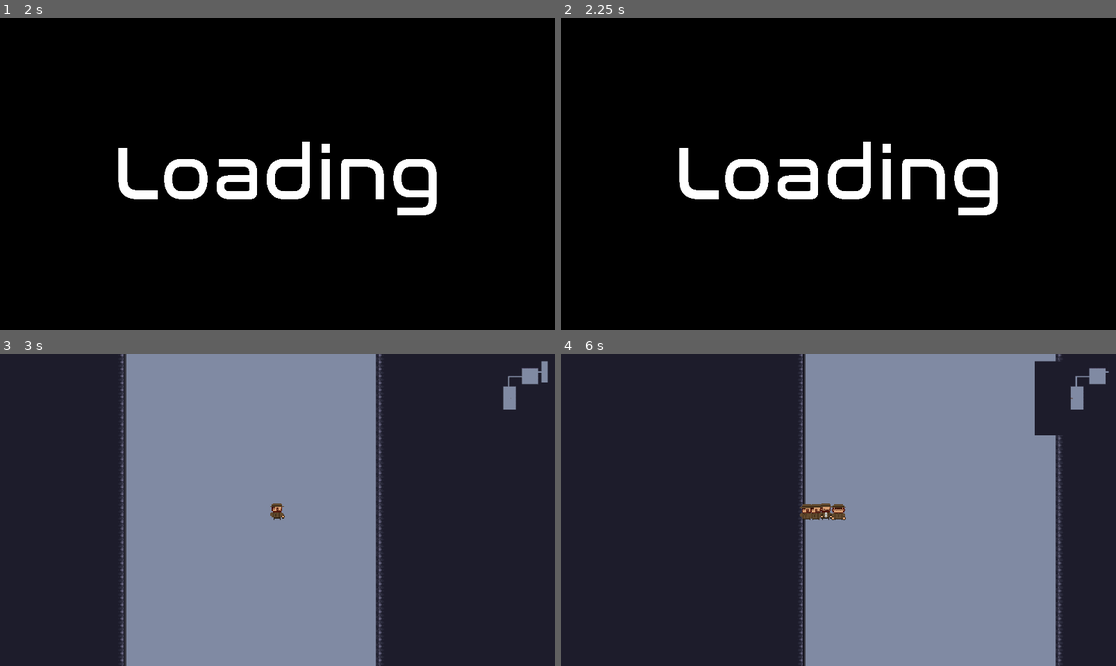
Above: before the commit, frames 1-4 (two rows, left to right).
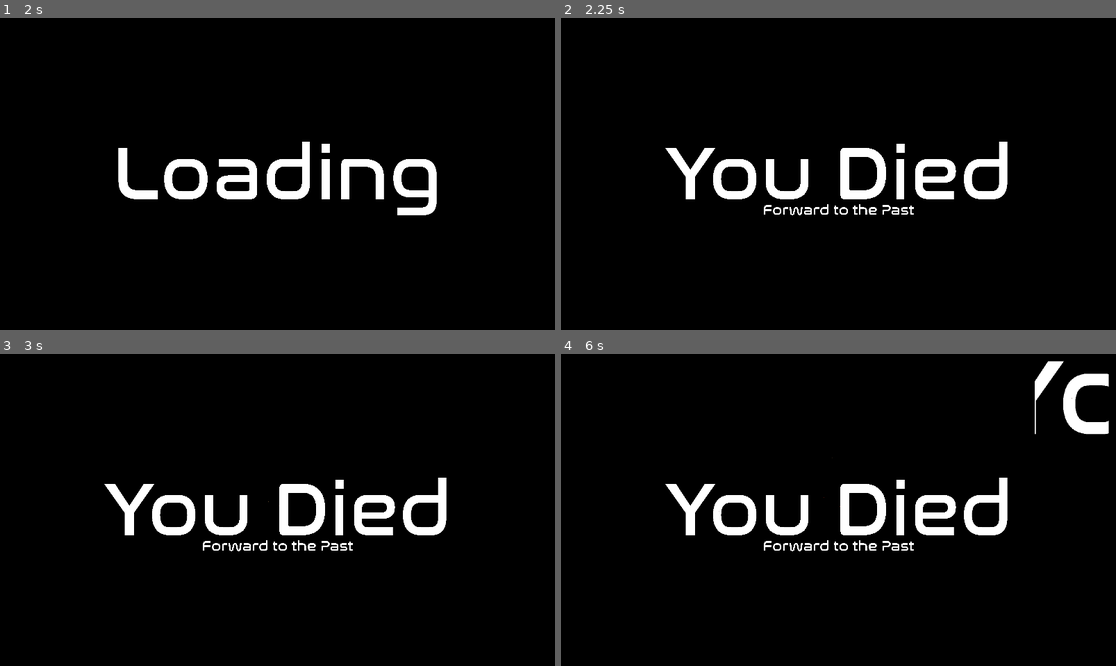
Above: after the commit, the same moments.

Repository: THenriques02/QuantumLoop
Game: Godot game, scene res://Scenes/UI/main_menu.tscn
Same seed, same stepped clock (60 frames per second), same inputs: the game is played once before the commit and once after it.
Inputs (mouse positions are in pixels of both pictures, inside the frame that each line leads up to):
- Up to frame 1 (2 s): click "Start Game" at 0.5 s; tap Enter (ui_accept) at 1.25, 1.52 s; move the mouse to (399, 158) at 1.27 s; hold D (right) from 1.28 s (still down); tap Tab (ui_focus_next) at 1.35 s; click (399, 158) at 1.42 s
- Up to frame 2 (2.25 s): tap Enter (ui_accept) at 2 s; move the mouse to (727, 189) at 2.02 s; release D (right) at 2.03 s; hold Page Down (ui_page_down) from 2.03 s (still down); tap Tab (ui_focus_next) at 2.1 s
- Up to frame 3 (3 s): tap Enter (ui_accept) at 2.27, 2.75 s; move the mouse to (333, 441) at 2.77 s; release Page Down (ui_page_down) at 2.78 s; hold D (right) from 2.78 s (still down); tap Tab (ui_focus_next) at 2.85 s
- Up to frame 4 (6 s): move the mouse to (810, 572) at 3.52 s; release D (right) at 3.53 s; hold Page Up (ui_page_up) 3.53-4.28 s; tap Tab (ui_focus_next) every 0.75 s from 3.6 to 5.85 s; click (810, 572) at 3.67 s; tap Enter (ui_accept) at 3.77, 4.52, 5.27 s; move the mouse to (1005, 556) at 4.27 s; hold A (left) 4.28-5.78 s; move the mouse to (672, 463) at 5.02 s; move the mouse to (866, 510) at 5.77 s; hold Page Down (ui_page_down) from 5.78 s (still down); click (866, 510) at 5.92 s

Frame 1 is identical in both runs. In frame 2, 5.3% of the frame differs, in the area x 18-81%, y 39-64%; in frame 3, 100%, in the area x 0-100%, y 0-100%; in frame 4, 100%.
Error before the commit: Invalid access to property or key 'position' on a base object of type 'Nil'. (res://Scripts/Main/main.gd:127)
Error after the commit: Invalid access to property or key 'position' on a base object of type 'Nil'. (res://Scripts/Main/main.gd:147)

Commit message:
started player dies/survives logic for dungeon constructio (only paths are left)

Diff:
--- a/Scenes/Main/main.tscn
+++ b/Scenes/Main/main.tscn
@@ -1,9 +1,8 @@
-[gd_scene load_steps=11 format=3 uid="uid://ctmbay86g2nvb"]
-
-[ext_resource type="Script" path="res://Scripts/Main/main.gd" id="1_qw60k"]
-[ext_resource type="Script" path="res://Scripts/Main/camera_2d.gd" id="2_qw60k"]
+[gd_scene load_steps=8 format=3 uid="uid://ctmbay86g2nvb"]
+
+[ext_resource type="Script" uid="uid://1v0u2jqyq1qc" path="res://Scripts/Main/main.gd" id="1_qw60k"]
+[ext_resource type="Script" uid="uid://b2oxqf845es6u" path="res://Scripts/Main/camera_2d.gd" id="2_qw60k"]
 [ext_resource type="Texture2D" uid="uid://djk8ljwujjmcl" path="res://Assets/Dungeon/pixel_dungeon/PNG/walls_floor.png" id="4_5yls4"]
-[ext_resource type="Texture2D" uid="uid://0f7d1d60pdc6" path="res://Assets/Dungeon/pixel_dungeon/PNG/Objects.png" id="4_p6jpk"]
 [ext_resource type="FontFile" uid="uid://n3al8dqosow8" path="res://Assets/Dungeon/Nasalization Rg.otf" id="5_p6jpk"]
 
 [sub_resource type="TileSetAtlasSource" id="TileSetAtlasSource_p6jpk"]
@@ -309,154 +308,6 @@
 physics_layer_0/collision_layer = 1
 sources/0 = SubResource("TileSetAtlasSource_p6jpk")
 
-[sub_resource type="TileSetAtlasSource" id="TileSetAtlasSource_2a143"]
-texture = ExtResource("4_p6jpk")
-margins = Vector2i(16, 17)
-texture_region_size = Vector2i(16, 23)
-0:0/0 = 0
-2:0/0 = 0
-3:0/0 = 0
-4:0/0 = 0
-5:0/0 = 0
-6:0/0 = 0
-7:0/0 = 0
-8:0/0 = 0
-9:0/0 = 0
-10:0/0 = 0
-11:0/0 = 0
-12:0/0 = 0
-13:0/0 = 0
-14:0/0 = 0
-15:0/0 = 0
-16:0/0 = 0
-17:0/0 = 0
-18:0/0 = 0
-19:0/0 = 0
-20:0/0 = 0
-21:0/0 = 0
-22:0/0 = 0
-23:0/0 = 0
-1:1/0 = 0
-2:1/0 = 0
-4:1/0 = 0
-5:1/0 = 0
-6:1/0 = 0
-7:1/0 = 0
-8:1/0 = 0
-9:1/0 = 0
-10:1/0 = 0
-11:1/0 = 0
-12:1/0 = 0
-13:1/0 = 0
-14:1/0 = 0
-15:1/0 = 0
-16:1/0 = 0
-17:1/0 = 0
-18:1/0 = 0
-19:1/0 = 0
-20:1/0 = 0
-21:1/0 = 0
-22:1/0 = 0
-23:1/0 = 0
-0:2/0 = 0
-1:2/0 = 0
-2:2/0 = 0
-3:2/0 = 0
-4:2/0 = 0
-5:2/0 = 0
-6:2/0 = 0
-7:2/0 = 0
-8:2/0 = 0
-9:2/0 = 0
-10:2/0 = 0
-11:2/0 = 0
-12:2/0 = 0
-13:2/0 = 0
-14:2/0 = 0
-15:2/0 = 0
-16:2/0 = 0
-17:2/0 = 0
-18:2/0 = 0
-19:2/0 = 0
-20:2/0 = 0
-21:2/0 = 0
-22:2/0 = 0
-23:2/0 = 0
-0:3/0 = 0
-1:3/0 = 0
-2:3/0 = 0
-3:3/0 = 0
-4:3/0 = 0
-5:3/0 = 0
-6:3/0 = 0
-7:3/0 = 0
-8:3/0 = 0
-9:3/0 = 0
-10:3/0 = 0
-11:3/0 = 0
-12:3/0 = 0
-13:3/0 = 0
-14:3/0 = 0
-16:3/0 = 0
-17:3/0 = 0
-18:3/0 = 0
-19:3/0 = 0
-20:3/0 = 0
-21:3/0 = 0
-22:3/0 = 0
-23:3/0 = 0
-0:4/0 = 0
-1:4/0 = 0
-2:4/0 = 0
-3:4/0 = 0
-4:4/0 = 0
-5:4/0 = 0
-6:4/0 = 0
-7:4/0 = 0
-8:4/0 = 0
-9:4/0 = 0
-10:4/0 = 0
-11:4/0 = 0
-12:4/0 = 0
-13:4/0 = 0
-14:4/0 = 0
-15:4/0 = 0
-16:4/0 = 0
-17:4/0 = 0
-18:4/0 = 0
-19:4/0 = 0
-20:4/0 = 0
-21:4/0 = 0
-22:4/0 = 0
-23:4/0 = 0
-0:5/0 = 0
-1:5/0 = 0
-2:5/0 = 0
-3:5/0 = 0
-4:5/0 = 0
-5:5/0 = 0
-6:5/0 = 0
-7:5/0 = 0
-8:5/0 = 0
-9:5/0 = 0
-10:5/0 = 0
-11:5/0 = 0
-12:5/0 = 0
-13:5/0 = 0
-14:5/0 = 0
-15:5/0 = 0
-16:5/0 = 0
-17:5/0 = 0
-18:5/0 = 0
-19:5/0 = 0
-20:5/0 = 0
-21:5/0 = 0
-22:5/0 = 0
-23:5/0 = 0
-
-[sub_resource type="TileSet" id="TileSet_xlvfx"]
-sources/0 = SubResource("TileSetAtlasSource_2a143")
-
 [sub_resource type="StyleBoxFlat" id="StyleBoxFlat_2a143"]
 bg_color = Color(0, 0, 0, 1)
 
@@ -471,9 +322,6 @@
 
 [node name="Walls_Floor" type="TileMapLayer" parent="."]
 tile_set = SubResource("TileSet_2a143")
-
-[node name="TileMapLayer" type="TileMapLayer" parent="."]
-tile_set = SubResource("TileSet_xlvfx")
 
 [node name="Background" type="Panel" parent="."]
 custom_minimum_size = Vector2(19200, 10800)
@@ -484,7 +332,7 @@
 grow_vertical = 2
 theme_override_styles/panel = SubResource("StyleBoxFlat_2a143")
 
-[node name="Loading" type="Label" parent="." groups=["main_scene_ready"]]
+[node name="Maintext" type="Label" parent="." groups=["main_scene_ready"]]
 anchors_preset = 15
 anchor_right = 1.0
 anchor_bottom = 1.0
@@ -496,4 +344,19 @@
 horizontal_alignment = 1
 vertical_alignment = 1
 
+[node name="Subtext" type="Label" parent="." groups=["main_scene_ready"]]
+anchors_preset = 15
+anchor_right = 1.0
+anchor_bottom = 1.0
+offset_left = -5698.5
+offset_top = -318.0
+offset_right = 5698.5
+offset_bottom = 2819.0
+grow_horizontal = 2
+grow_vertical = 2
+theme_override_fonts/font = ExtResource("5_p6jpk")
+theme_override_font_sizes/font_size = 500
+horizontal_alignment = 1
+vertical_alignment = 1
+
 [connection signal="ready" from="." to="." method="_on_ready"]
--- a/Scenes/Player/player.tscn
+++ b/Scenes/Player/player.tscn
@@ -162,15 +162,15 @@
 
 [sub_resource type="AnimationLibrary" id="AnimationLibrary_2w12b"]
 _data = {
-"RESET": SubResource("Animation_pbdrn"),
-"idle_diag_down": SubResource("Animation_5dghy"),
-"idle_diag_up": SubResource("Animation_wy8ys"),
-"idle_down": SubResource("Animation_agi4u"),
-"idle_up": SubResource("Animation_g2k7n"),
-"run_diag_down": SubResource("Animation_pfwgb"),
-"run_diag_up": SubResource("Animation_snjuh"),
-"run_down": SubResource("Animation_0j1cf"),
-"run_up": SubResource("Animation_4rum1")
+&"RESET": SubResource("Animation_pbdrn"),
+&"idle_diag_down": SubResource("Animation_5dghy"),
+&"idle_diag_up": SubResource("Animation_wy8ys"),
+&"idle_down": SubResource("Animation_agi4u"),
+&"idle_up": SubResource("Animation_g2k7n"),
+&"run_diag_down": SubResource("Animation_pfwgb"),
+&"run_diag_up": SubResource("Animation_snjuh"),
+&"run_down": SubResource("Animation_0j1cf"),
+&"run_up": SubResource("Animation_4rum1")
 }
 
 [node name="Player" type="CharacterBody2D"]
@@ -192,7 +192,7 @@
 
 [node name="AnimationPlayer" type="AnimationPlayer" parent="."]
 libraries = {
-"": SubResource("AnimationLibrary_2w12b")
+&"": SubResource("AnimationLibrary_2w12b")
 }
 
 [node name="StateMachine" type="Node" parent="."]
--- a/Scripts/Main/main.gd
+++ b/Scripts/Main/main.gd
@@ -13,6 +13,7 @@
 var max_size = 40  # maximum room size (in tiles )
 var hspread = 20   # horizontal spread ( in pixels )
 var cull = 0.5     # chance to cull the room
+var seed = randi()
 
 var path           # AStar pathfinding object
 var start_room = null
@@ -20,12 +21,18 @@
 var play_mode = null
 var player = null
 
+var era = 0
+var eras_rooms = {}
+var eras_paths = {}
+
+
 func _ready():
 	randomize()
 	await make_rooms()
 	await make_map()
 	$Background.visible = false
-	$Loading.visible = false
+	$Maintext.visible = false
+	$Subtext.visible = false
 
 func make_rooms():
 	for i in range(num_rooms):
@@ -96,7 +103,6 @@
 func _process(delta):
 	queue_redraw()
 """
-
 func _input(event):
 	"""
 	if event.is_action_pressed('ui_select'):
@@ -117,6 +123,20 @@
 	if event.is_action_pressed(('ui_focus_next')):
 		make_map()
 	"""
+	if event.is_action_pressed("ui_page_down"):
+		$Maintext.text = "You Died"
+		$Subtext.text = "Forward to the Past"
+		$Background.visible = true
+		$Maintext.visible = true
+		$Subtext.visible = true
+		player_died()
+	if event.is_action_pressed("ui_page_up"):
+		$Maintext.text = "You Survived"
+		$Subtext.text = "Back to the Future"
+		$Background.visible = true
+		$Maintext.visible = true
+		$Subtext.visible = true
+		player_passed()
 	if event.is_action_pressed('ui_cancel'):
 		get_tree().quit()
 	if event.is_action_pressed('ui_accept'):
@@ -143,6 +163,7 @@
 
 func make_map():
 	walls_floor_map.clear()
+	await(get_tree().create_timer(1.1).timeout)
 	find_start_room()
 	find_end_room()
 
@@ -202,7 +223,9 @@
 				carve_path(start, end)
 		corridors.append(p)
 
-	get_tree().call_group("main_scene_ready","change_scene")
+	$Background.visible = false
+	$Maintext.visible = false
+	$Subtext.visible = false
 
 func carve_path(pos1, pos2):
 	# Carve a path between 2 points
@@ -344,3 +367,48 @@
 		if room.position.x > max_x:
 			max_x = room.position.x
 			end_room = room
+
+func player_died():
+	store_era()
+	era -= 1
+	new_dungeon()
+
+func player_passed():
+	store_era()
+	era += 1
+	new_dungeon()
+
+func store_era():
+	if not eras_rooms.has(era):
+		eras_paths[era] = path
+		eras_rooms[era] = []
+		for room in $Rooms.get_children():
+			eras_rooms[era].append([Vector2i(int(room.position.x),int(room.position.y)),room.size])
+
+func new_dungeon():
+	if play_mode:
+		var map_cam = self.get_node("Camera2D")
+		if map_cam:
+			map_cam.make_current()
+
+		player.queue_free()
+		play_mode = false
+
+	for n in $Rooms.get_children():
+		n.get_node("CollisionShape2D").disabled = false
+		n.freeze = false
+		n.queue_free()
+	path = null
+	start_room = null
+	end_room = null
+	walls_floor_map.clear()
+	if eras_rooms.has(era):
+		path = eras_paths[era]
+		for values in eras_rooms[era]:
+			var r = Room.instantiate()
+			r.make_room(values[0],values[1])
+			$Rooms.add_child(r)
+
+	else:
+		await make_rooms()
+	await make_map()
Not shown, changed: Assets/Dungeon/Roboto-VariableFont_wdth,wght.ttf.import
Not shown: 1 places in Scenes/Player/player.tscn that only renumber resources
Not shown, added: Scripts/Enemies/enemy.gd.uid
Not shown, added: Scripts/Enemies/enemy_state.gd.uid
Not shown, added: Scripts/Enemies/enemy_state_machine.gd.uid
Not shown, added: Scripts/Enemies/state_idle.gd.uid
Not shown, added: Scripts/Enemies/state_persue.gd.uid
Not shown, added: Scripts/Enemies/state_wander.gd.uid
